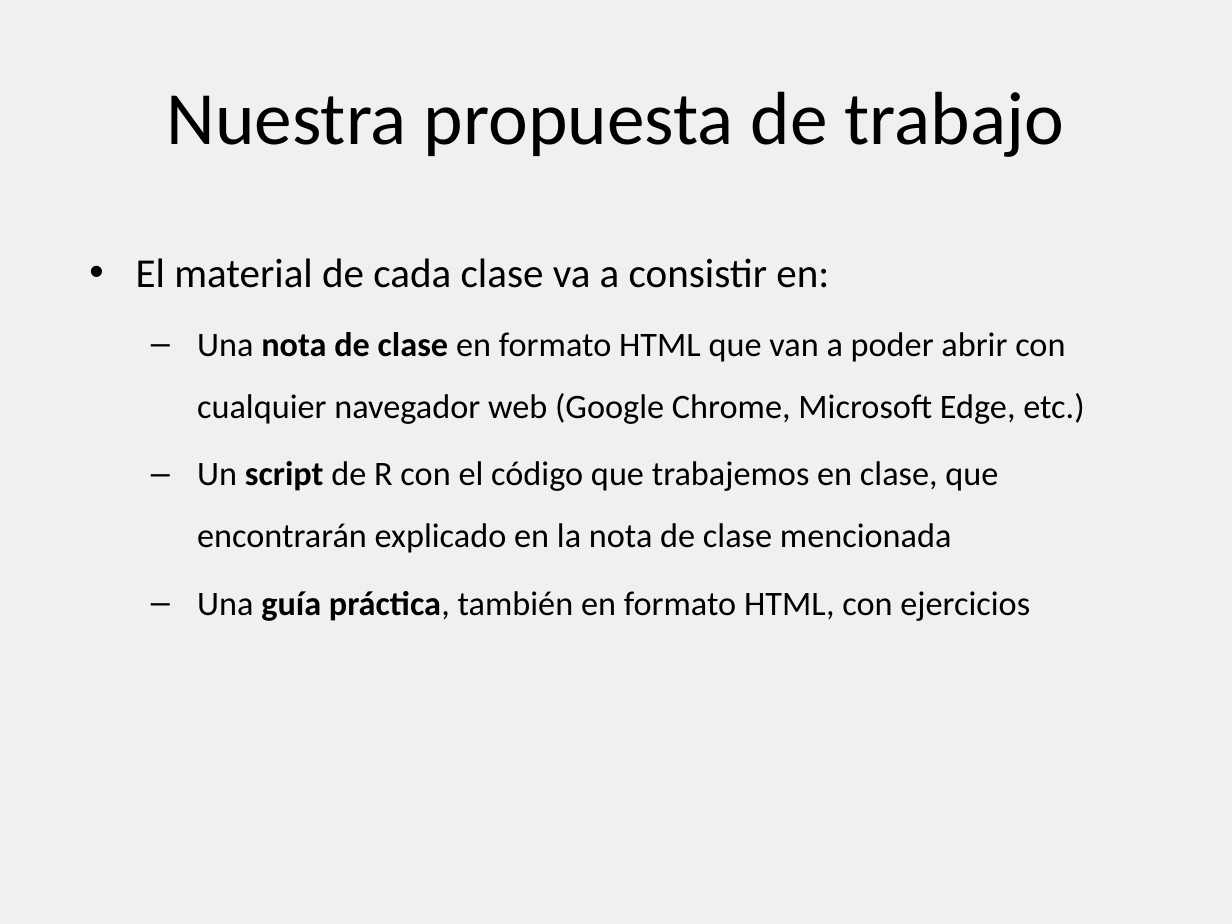
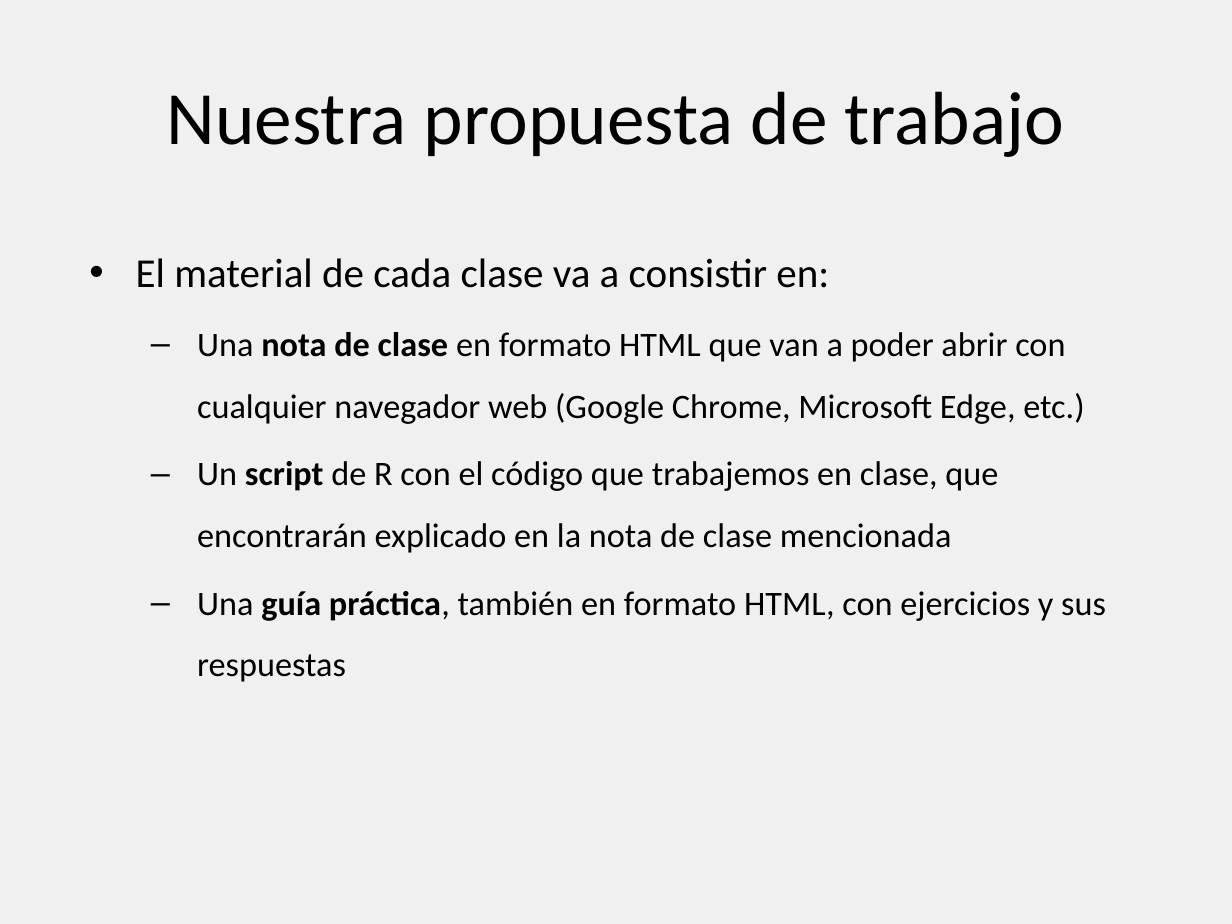
Before and after one commit to ceped-fce-uba/diplomatura_economia, a slide deck: slide 3 of Mod 2 - Intro a programacion/Clase 1 - Intro a R/Presentacion Intro R y RStudio.pptx. Drawn at 1232x924 pixels with LibreOffice and Linux fonts; fonts in the diff are those of the drawing. Boxes give left, top, right and bottom in pixels: in the first picture for what was removed or moved away, otherwise in the second. Text is boxed around its words. In the diff, an @@ line names an element or a change of style, - is before the commit and + after.

Commit message:
Cambios Práctica 1 y ppt

```diff
--- a/Mod 2 - Intro a programacion/Clase 1 - Intro a R/Presentacion Intro R y RStudio.pptx
+++ b/Mod 2 - Intro a programacion/Clase 1 - Intro a R/Presentacion Intro R y RStudio.pptx
@@ text at (197, 591, 1106, 682): text changed @@
-  – Una guía práctica, también en formato HTML, con ejercicios
+  – Una guía práctica, también en formato HTML, con ejercicios y sus respuestas
```
Also in this commit, not shown: 1 slide removed, 8 other files.
